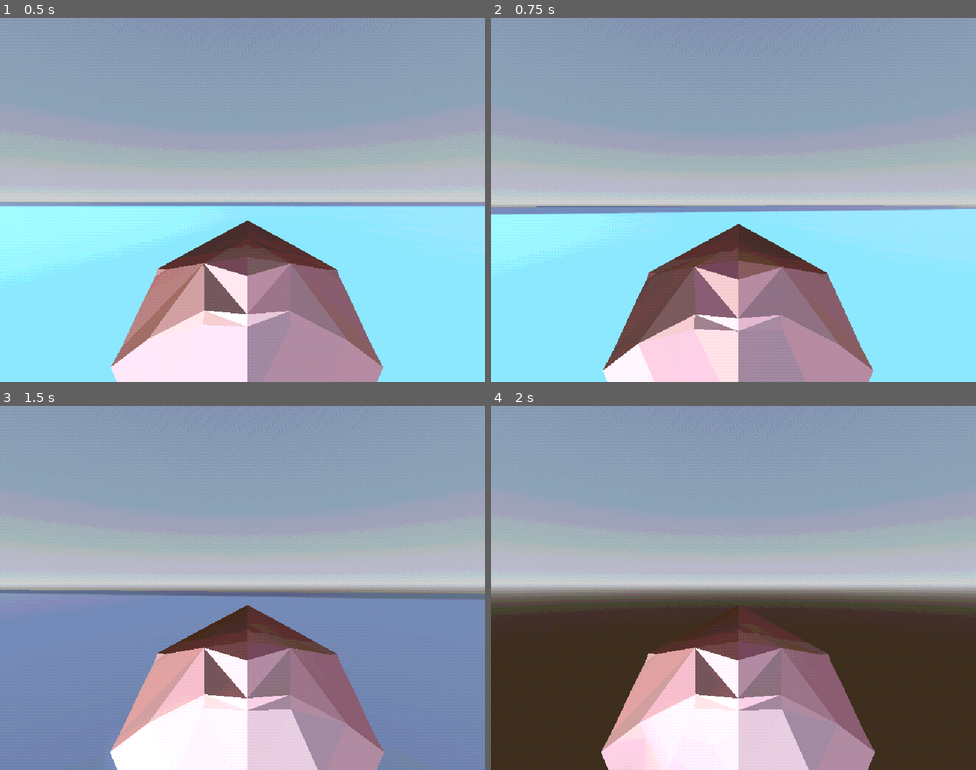
Above: before the commit, frames 1-4 (two rows, left to right).
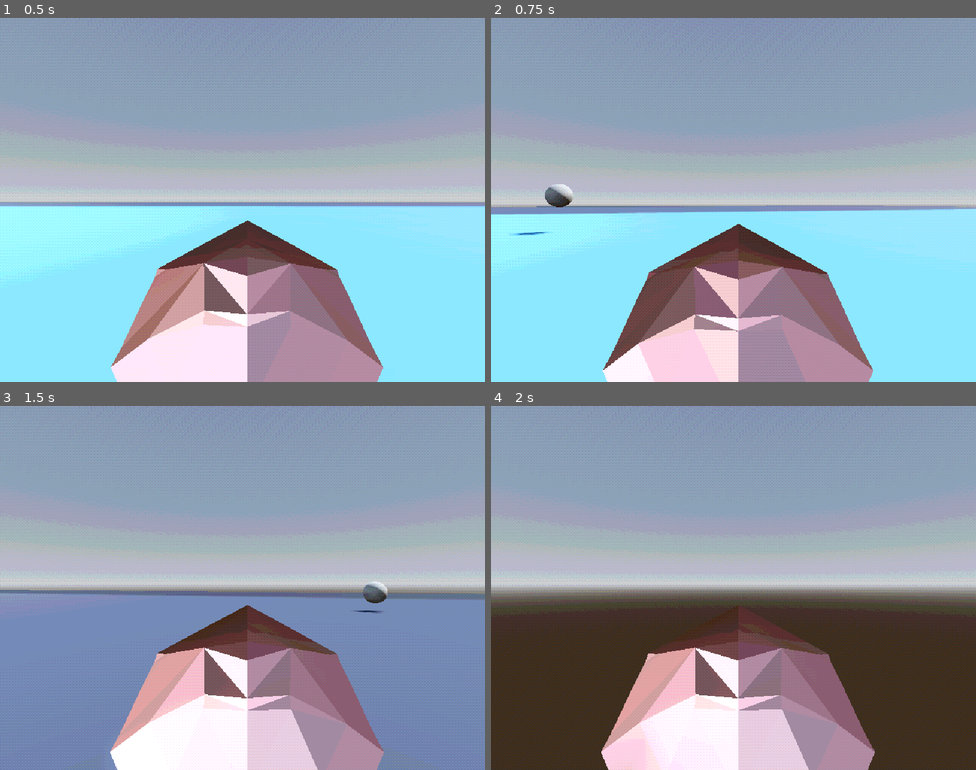
Above: after the commit, the same moments.

Repository: KyleSaki714/ps1-jam
Game: Godot game, scene res://sub_viewport_container.tscn
Same seed, same stepped clock (60 frames per second), same inputs: the game is played once before the commit and once after it. The engine's default icon, where the game draws it, is replaced by a stand-in: a white triangle on a blue panel in a dark square.
Inputs (mouse positions are in pixels of both pictures, inside the frame that each line leads up to):
- Up to frame 1 (0.5 s): no input
- Up to frame 2 (0.75 s): tap Enter (ui_accept) at 0.5 s; move the mouse to (757, 200) at 0.52 s; press the mouse at (757, 200) at 0.53 s; hold W (move_forward) from 0.53 s (still down)
- Up to frame 3 (1.5 s): keep holding W (move_forward); tap Space (jump) at 0.77 s; move the mouse to (218, 588) at 1.27 s; release the mouse at (218, 588) at 1.28 s; click (218, 588) at 1.35 s
- Up to frame 4 (2 s): keep holding W (move_forward); tap Space (jump) at 1.52 s

Frame 1 is identical in both runs. In frame 2, 0.3% of the frame differs, in the area x 4-17%, y 45-60%; in frame 3, 0.2%; in frame 4, nothing differs.

Commit message:
pointer selection system using raycast kind of works, WIP, testing visualization with TestViz.tscn scene

Diff:
--- /dev/null
+++ b/Components/TestViz.tscn
@@ -0,0 +1,8 @@
+[gd_scene load_steps=2 format=3 uid="uid://7303x0uj5nn0"]
+
+[sub_resource type="SphereMesh" id="SphereMesh_js7pq"]
+radius = 0.1
+height = 0.2
+
+[node name="MeshInstance3D" type="MeshInstance3D"]
+mesh = SubResource("SphereMesh_js7pq")
--- a/Scripts/Player.gd
+++ b/Scripts/Player.gd
@@ -1,6 +1,8 @@
 extends Node3D
 
 class_name PlayerCore
+
+@onready var _testVisualizer = preload("res://Components/TestViz.tscn")
 
 @export var _moveComponent : MoveComponent
 #signal input_info
@@ -69,15 +71,27 @@
 		_moveComponent.set_mouse_motion(event.relative, _mouseSens)
 		#print(type_string(typeof(event.relative)))
 
-	#if event is InputEventKey and event.pressed:
-		#if event.scancode in hotkeys:
-			#weapon_manager.switch_to_weapon_slot(hotkeys[event.scancode])
-	#if event is InputEventMouseButton and event.pressed:
-		#if event.button_index == MOUSE_BUTTON_LEFT
-		#if event.button_index == BUTTON_WHEEL_DOWN:
-			#weapon_manager.switch_to_next_weapon()
-		#if event.button_index == BUTTON_WHEEL_UP:
-			#weapon_manager.switch_to_last_weapon()
+	if Input.is_action_just_pressed("interact"):
+		#print("click")
+		# https://docs.godotengine.org/en/stable/tutorials/physics/ray-casting.html#raycast-query
+		var spaceState = get_world_3d().direct_space_state
+		# get the camera's forward vector in global space
+		var cameraPos = _moveComponent._camera.global_position
+		var cameraDir = _moveComponent._camera.transform.basis.z * -1
+		var secondCameraPos = cameraDir * 5 + cameraPos
+
+		var testVizInst = _testVisualizer.instantiate()
+		get_tree().root.get_node_or_null("SubViewportContainer/SubViewport/World/").add_child(testVizInst)
+		testVizInst.global_position = cameraPos
+
+		var testVizInst2 = _testVisualizer.instantiate()
+		get_tree().root.get_node_or_null("SubViewportContainer/SubViewport/World/").add_child(testVizInst2)
+		testVizInst2.global_position = secondCameraPos
+
+		var query = PhysicsRayQueryParameters3D.create(cameraPos, secondCameraPos, 0b10, [self.get_parent_node_3d().get_rid()]) # 20 is distance
+		var result = spaceState.intersect_ray(query)
+		if !result.is_empty():
+			print(result["collider"])
 
 
 func capture_mouse():
--- a/World.tscn
+++ b/World.tscn
@@ -1,9 +1,10 @@
-[gd_scene load_steps=17 format=3 uid="uid://b1shtyjdx7je7"]
+[gd_scene load_steps=18 format=3 uid="uid://b1shtyjdx7je7"]
 
 [ext_resource type="Texture2D" uid="uid://b240prynng2uu" path="res://icon.svg" id="1_m1ybr"]
 [ext_resource type="PackedScene" uid="uid://ckqqd2p6gtoo1" path="res://assets/rat.glb" id="3_bcbcq"]
 [ext_resource type="PackedScene" uid="uid://cj7474nwi5kyt" path="res://Components/MoveComponent.tscn" id="3_eu7l1"]
 [ext_resource type="Script" uid="uid://cilw0cimmcybd" path="res://Scripts/Player.gd" id="3_js7pq"]
+[ext_resource type="PackedScene" uid="uid://7303x0uj5nn0" path="res://Components/TestViz.tscn" id="5_eu7l1"]
 
 [sub_resource type="ProceduralSkyMaterial" id="ProceduralSkyMaterial_bcbcq"]
 sky_horizon_color = Color(0.662243, 0.671743, 0.686743, 1)
@@ -77,6 +78,7 @@
 
 [node name="Dude" type="CharacterBody3D" parent="."]
 transform = Transform3D(1, 0, 0, 0, 1, 0, 0, 0, 1, -5.83403, 1.0749, -0.13811)
+collision_layer = 3
 
 [node name="Graphics" type="Node3D" parent="Dude"]
 
@@ -98,6 +100,7 @@
 
 [node name="Rat" type="CharacterBody3D" parent="."]
 transform = Transform3D(1, 0, 0, 0, 1, 0, 0, 0, 1, 2.10221, 0, 0)
+collision_layer = 3
 
 [node name="Graphics" type="Node3D" parent="Rat"]
 
@@ -123,3 +126,6 @@
 _moveAccel = 5
 _maxSpeed = 20
 _jumpForce = 5
+
+[node name="MeshInstance3D" parent="." instance=ExtResource("5_eu7l1")]
+transform = Transform3D(1, 0, 0, 0, 1, 0, 0, 0, 1, 0, 0.725598, 0)
--- a/project.godot
+++ b/project.godot
@@ -76,3 +76,7 @@
 "events": [Object(InputEventKey,"resource_local_to_scene":false,"resource_name":"","device":-1,"window_id":0,"alt_press …(191 unchanged characters)…
 ]
 }
+
+[layer_names]
+
+3d_physics/layer_2="ControllableBodies"
